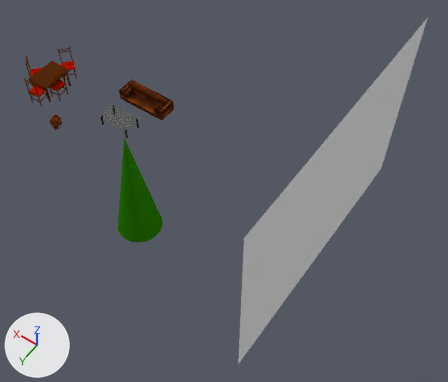
An edit to the Blender file Projekt/04-Shots/sk-Shot 2.blend, drawn before and after from the same camera.
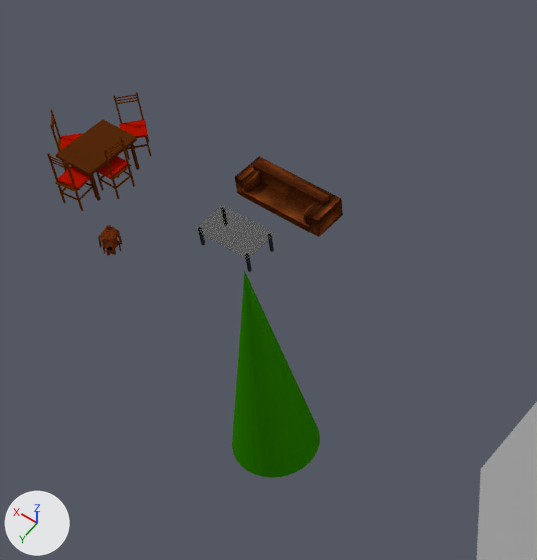
There are two pictures of each version: one whole from a 50 mm lens placed at (-33.8, 30.1, 46.0), pointed at (-13.1, 1.2, 0.6), one close up on the part from 0% to 61% of the width and 0% to 74% of the height. The lights are fixed; the arrows at lower left show +X, +Y and +Z.

In view in the first close-up: 'Cone', 'Esszimmerstuhl', 'Esszimmerstuhl.001', 'Esszimmerstuhl.002', 'Esszimmerstuhl.003', 'Esszimmertisch', 'Grundbau + World'.
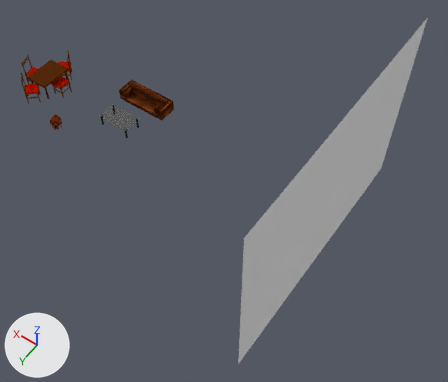
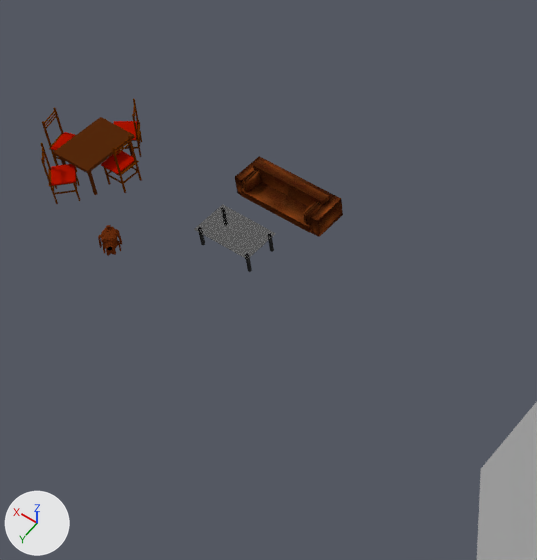
What changed in the scene script:
```text
Change col_grundbau___world:
    add col_grundbau___world.objects.link(ob_kabel)
    add col_grundbau___world.objects.link(ob_esszimmerstuhl_003)
    add col_grundbau___world.objects.link(ob_esszimmerstuhl_002)
    add col_grundbau___world.objects.link(ob_esszimmerstuhl_001)
    add col_grundbau___world.objects.link(ob_esszimmerstuhl)
    add col_grundbau___world.objects.link(ob_esszimmertisch)
    add col_grundbau___world.objects.link(ob_schnee)
    add col_grundbau___world.objects.link(ob_silberndes_geschenk)
    add col_grundbau___world.objects.link(ob_rotes_geschenk)
    add col_grundbau___world.objects.link(ob_grünes_geschenk)
    add col_grundbau___world.objects.link(ob_blaues_geschenk)
    add col_grundbau___world.objects.link(ob_tannenbaum)
Add col_tannenbaum:
    col_tannenbaum = bpy.data.collections.new('Tannenbaum')
Add col_kabel:
    col_kabel = bpy.data.collections.new('Kabel')
Add col_schnee:
    col_schnee = bpy.data.collections.new('Schnee')
Add col_rotes_geschenk:
    col_rotes_geschenk = bpy.data.collections.new('Rotes-Geschenk')
Add col_grünes_geschenk:
    col_grünes_geschenk = bpy.data.collections.new('Grünes-Geschenk')
Add col_silberndes_geschenk:
    col_silberndes_geschenk = bpy.data.collections.new('Silberndes-Geschenk')
Add col_blaues_geschenk:
    col_blaues_geschenk = bpy.data.collections.new('Blaues-Geschenk')
Change ob_esszimmerstuhl_003:
    ob_esszimmerstuhl_003.location: (10.11, -2.39, 0.0) -> (10.85, -2.39, -0.29)
    ob_esszimmerstuhl_003.rotation_euler: (0.0, 0.0, 4.003) -> (-0.0634, 0.0675, 2.292)  # degrees (0, 0, 229) -> degrees (-3.6, 3.9, 131)
    ob_esszimmerstuhl_003.scale: (0.695, 0.695, 1.07) -> (0.697, 0.697, 0.974)
Change ob_esszimmerstuhl_002:
    ob_esszimmerstuhl_002.location: (8.9, 0.43, 0.0) -> (9.04, -0.19, -0.13)
    ob_esszimmerstuhl_002.scale: (0.695, 0.695, 1.07) -> (0.697, 0.697, 0.974)
Change ob_esszimmerstuhl_001:
    ob_esszimmerstuhl_001.location: (9.88, 2.28, 0.0) -> (12.54, 0.36, -0.13)
    ob_esszimmerstuhl_001.rotation_euler: (0.0, 0.0, 0.117) -> (0.0, 0.0, -1.299)  # degrees (0, 0, 6.7) -> degrees (0, 0, -74)
    ob_esszimmerstuhl_001.scale: (0.695, 0.695, 1.07) -> (0.697, 0.697, 0.974)
Change ob_esszimmerstuhl:
    ob_esszimmerstuhl.location: (11.98, 0.44, 0.0) -> (10.75, 2.37, 0.0)
    ob_esszimmerstuhl.rotation_euler: (0.0, 0.0, -0.763) -> (0.0, 0.0, -0.742)  # degrees (0, 0, -44) -> degrees (0, 0, -43)
    ob_esszimmerstuhl.scale: (0.695, 0.695, 1.07) -> (0.697, 0.697, 0.974)
Change ob_esszimmertisch:
    ob_esszimmertisch.location: (10.13, 0.2, 0.0) -> (10.56, 0.0, 0.01)
    ob_esszimmertisch.scale: (1.0, 1.0, 1.69) -> (1.0, 1.0, 1.55)
Remove ob_cone:
    ob_cone = bpy.data.objects.new('Cone', me_cone)
Change ob_tannenliane_002:
    remove ob_tannenliane_002.hide_viewport = True
Add ob_tannenbaum:
    ob_tannenbaum = bpy.data.objects.new('Tannenbaum', None)
    ob_tannenbaum.location = (-5.408, 4.624, -0.239)
    ob_tannenbaum.scale = (1.39, 1.39, 1.39)
    ob_tannenbaum.instance_type = 'COLLECTION'
    ob_tannenbaum.instance_collection = col_tannenbaum
Add ob_kabel:
    ob_kabel = bpy.data.objects.new('Kabel', None)
    ob_kabel.location = (-3.276, -0.746, -0.016)
    ob_kabel.rotation_euler = (0.0, 0.0, -2.707)  # degrees (0, 0, -155)
    ob_kabel.scale = (0.789, 0.789, 0.753)
    ob_kabel.instance_type = 'COLLECTION'
    ob_kabel.instance_collection = col_kabel
Add ob_schnee:
    ob_schnee = bpy.data.objects.new('Schnee', None)
    ob_schnee.location = (0.0, 0.0, 0.0)
    ob_schnee.instance_type = 'COLLECTION'
    ob_schnee.instance_collection = col_schnee
Add ob_rotes_geschenk:
    ob_rotes_geschenk = bpy.data.objects.new('Rotes-Geschenk', None)
    ob_rotes_geschenk.location = (-3.753, 4.577, 0.0)
    ob_rotes_geschenk.scale = (0.385, 0.385, 0.385)
    ob_rotes_geschenk.instance_type = 'COLLECTION'
    ob_rotes_geschenk.instance_collection = col_rotes_geschenk
Add ob_grünes_geschenk:
    ob_grünes_geschenk = bpy.data.objects.new('Grünes-Geschenk', None)
    ob_grünes_geschenk.location = (-3.445, 3.43, 0.0)
    ob_grünes_geschenk.scale = (0.375, 0.375, 0.375)
    ob_grünes_geschenk.instance_type = 'COLLECTION'
    ob_grünes_geschenk.instance_collection = col_grünes_geschenk
Add ob_silberndes_geschenk:
    ob_silberndes_geschenk = bpy.data.objects.new('Silberndes-Geschenk', None)
    ob_silberndes_geschenk.location = (-3.527, 2.679, 0.0)
    ob_silberndes_geschenk.scale = (0.22, 0.22, 0.22)
    ob_silberndes_geschenk.instance_type = 'COLLECTION'
    ob_silberndes_geschenk.instance_collection = col_silberndes_geschenk
Add ob_blaues_geschenk:
    ob_blaues_geschenk = bpy.data.objects.new('Blaues-Geschenk', None)
    ob_blaues_geschenk.location = (-4.446, 2.901, 0.0)
    ob_blaues_geschenk.scale = (0.457, 0.457, 0.457)
    ob_blaues_geschenk.instance_type = 'COLLECTION'
    ob_blaues_geschenk.instance_collection = col_blaues_geschenk
```

Location of each change, [x1, y1, x2, y2] in pixels of the close-ups (537 x 560 px):
'Grundbau + World', reshaped, moved, turned, rescaled: before [194, 156, 537, 560]; after [41, 99, 537, 560]
'Cone', deleted (green): before [232, 270, 320, 478]
'Esszimmertisch', no longer drawn: before [55, 119, 140, 201]
'Esszimmerstuhl.001', no longer drawn: before [47, 153, 96, 211]
'Esszimmerstuhl.002', no longer drawn: before [96, 136, 135, 199]
'Esszimmerstuhl.003', no longer drawn: before [113, 92, 151, 160]
'Esszimmerstuhl', no longer drawn: before [50, 110, 84, 170]
